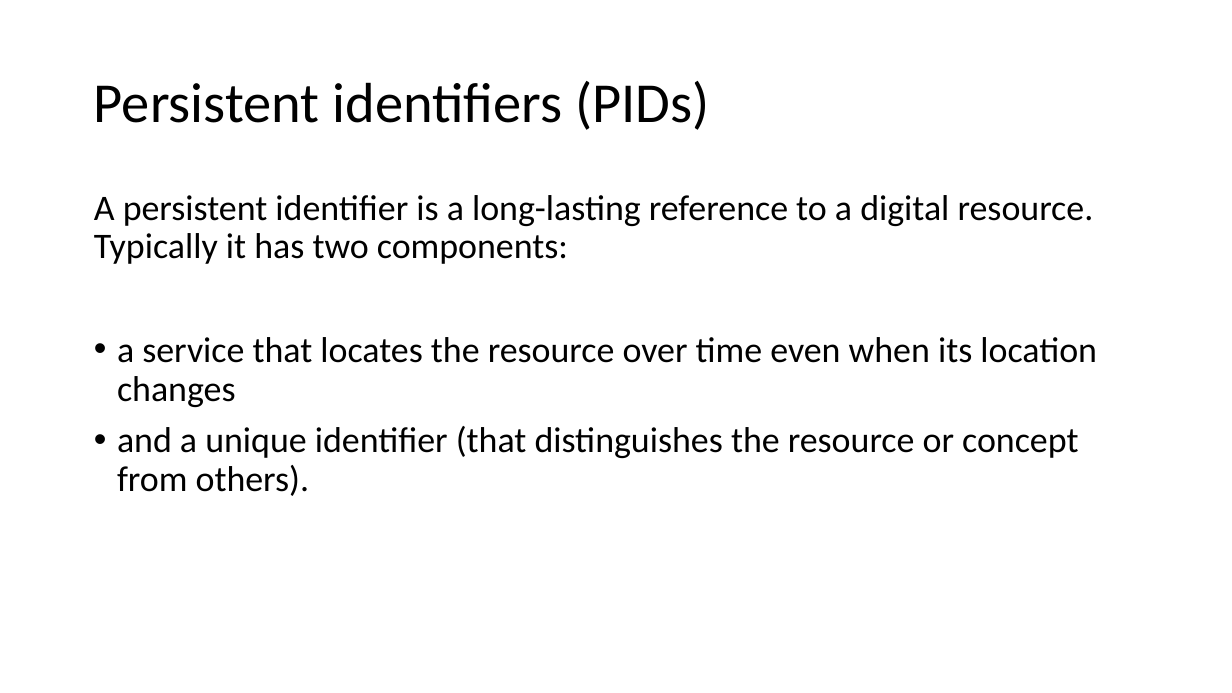
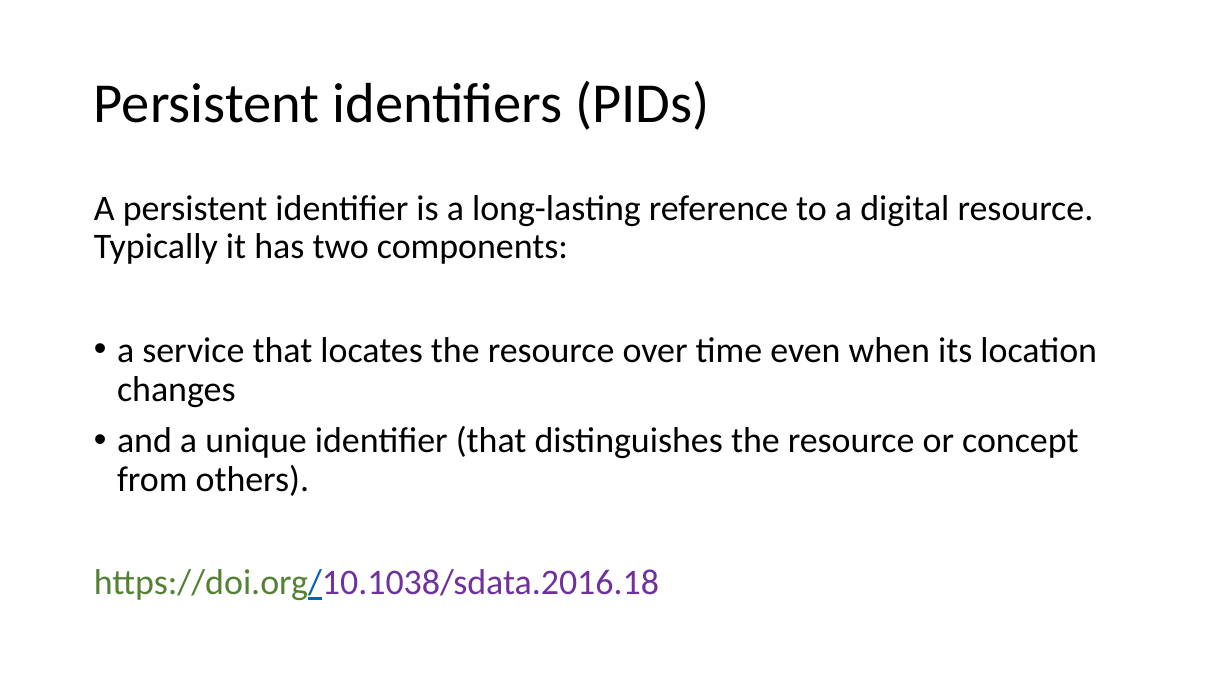
Before and after one commit to tobyhodges/solid-waddle, a slide deck: slide 10 of instructors/Being_FAIR_Episode.pptx. Drawn at 1232x693 pixels with LibreOffice and Linux fonts; fonts in the diff are those of the drawing. Boxes give left, top, right and bottom in pixels: in the first picture for what was removed or moved away, otherwise in the second. Text is boxed around its words. In the diff, an @@ line names an element or a change of style, - is before the commit and + after.

```diff
--- a/instructors/Being_FAIR_Episode.pptx
+++ b/instructors/Being_FAIR_Episode.pptx
@@ text at (94,569,659,600): paragraph added @@
+https://doi.org/10.1038/sdata.2016.18
```
Also in this commit, not shown: 3 other slides changed, 2 other files.
